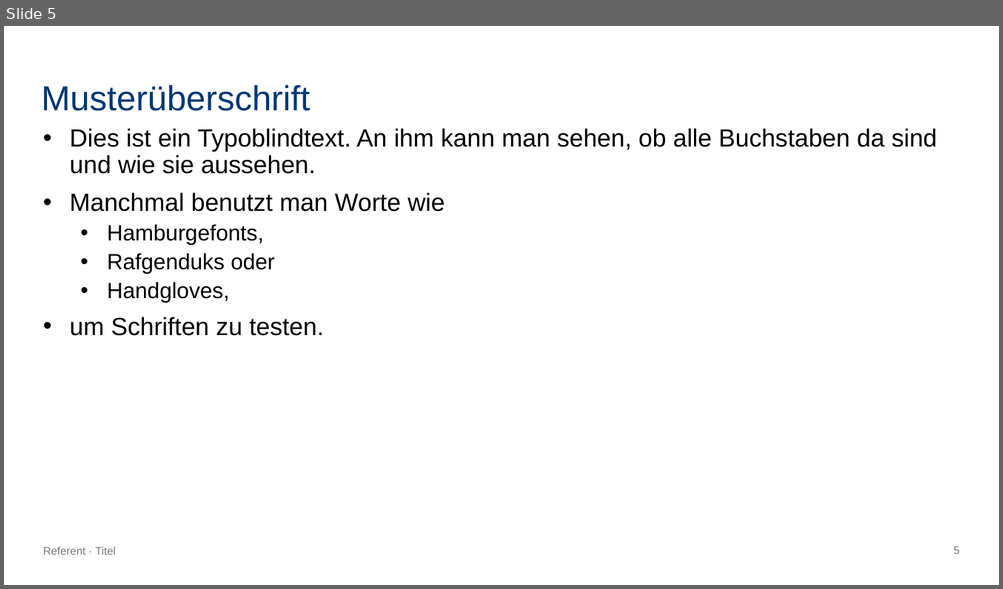
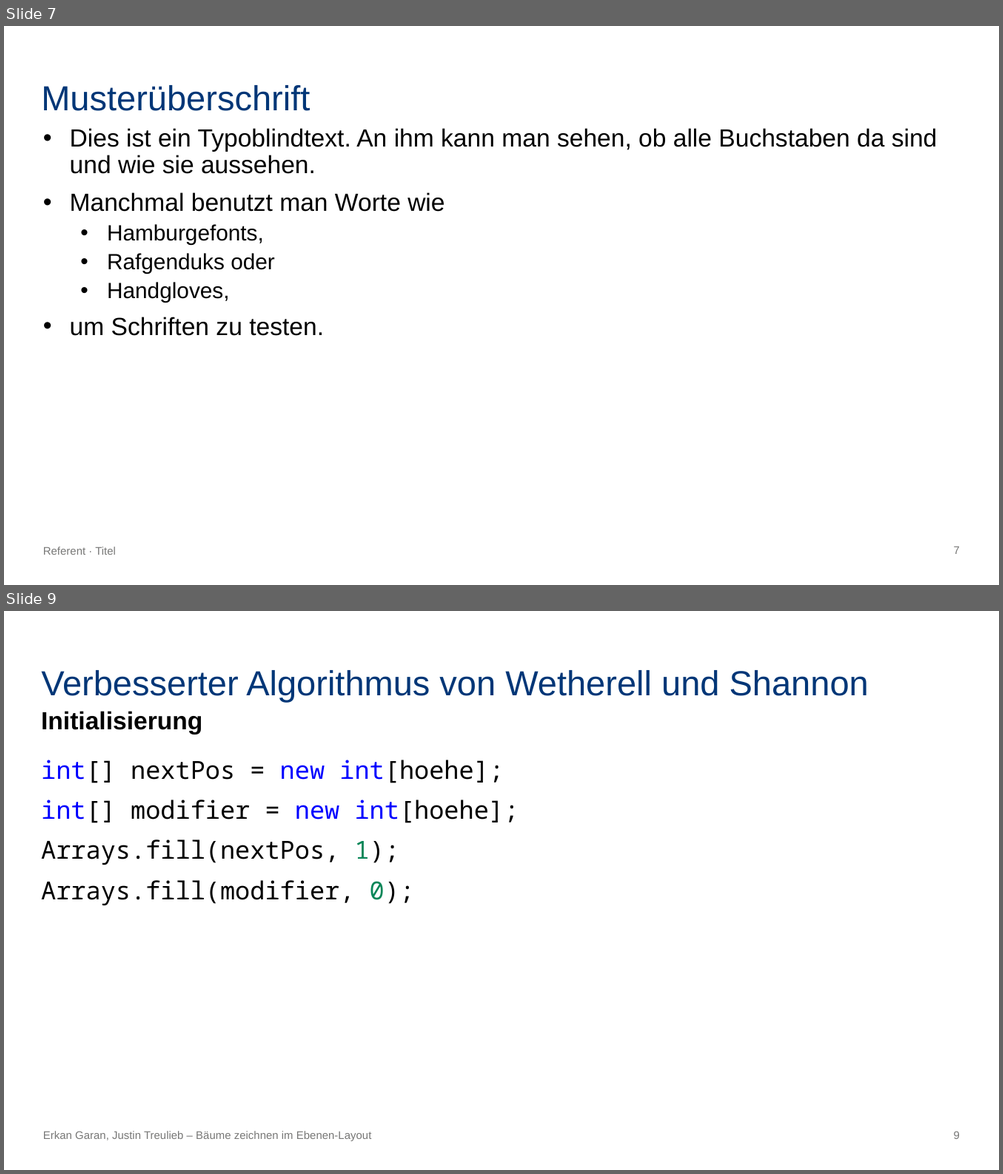
Before and after one commit to erkangrn/Praxsiprojekt, a slide deck: Powerpoint/Bäume zeichnen im Ebenen-Layout.pptx. Shown one above the other, each under a label of ours: slide 5 before the commit, slides 7 and 9 after it; the slides between them are not shown. The pictures are 1003x589 and 1003x1174 pixels, drawn with LibreOffice and Linux fonts; fonts in the diff are those of the drawing. Boxes give left, top, right and bottom in pixels: in the first picture for what was removed or moved away, otherwise in the second. Text is boxed around its words. In the diff, an @@ line names an element or a change of style, - is before the commit and + after.

```diff
--- a/Powerpoint/Bäume zeichnen im Ebenen-Layout.pptx
+++ b/Powerpoint/Bäume zeichnen im Ebenen-Layout.pptx
@@ slide 9 added at [4,611,999,1170], background #FFFFFF; not listed: 1 template element that a slide beside it also shows @@
@@ title added at [41,670,868,701], 25.2 pt, text #003677 @@
+Verbesserter Algorithmus von Wetherell und Shannon
@@ text added at [41,711,202,734], 18 pt, text #000000, bold @@
+Initialisierung
@@ text added at [41,760,519,906], 18 pt, text #000000 @@
+int[] nextPos = new int[hoehe];
+int[] modifier = new int[hoehe];
+Arrays.fill(nextPos, 1);
+Arrays.fill(modifier, 0);
@@ text added at [43,1131,372,1142], 8 pt, text #777776 @@
+Erkan Garan, Justin Treulieb – Bäume zeichnen im Ebenen-Layout
@@ what was slide 5 is now slide 7 @@
@@ page number at [953,547,959,554]: text changed @@
-5
+7
```
Also in this commit, not shown: 2 slides changed, 5 other slides added.
